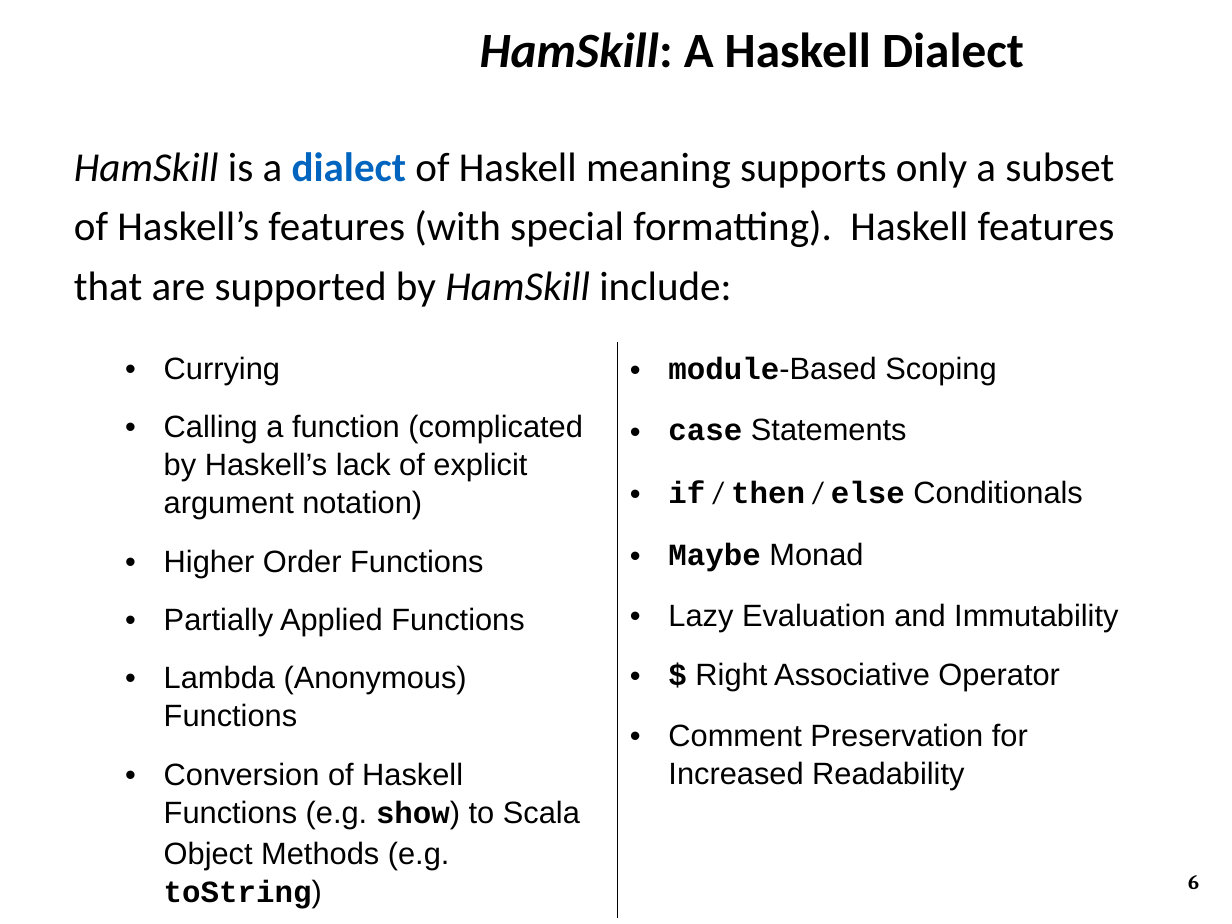
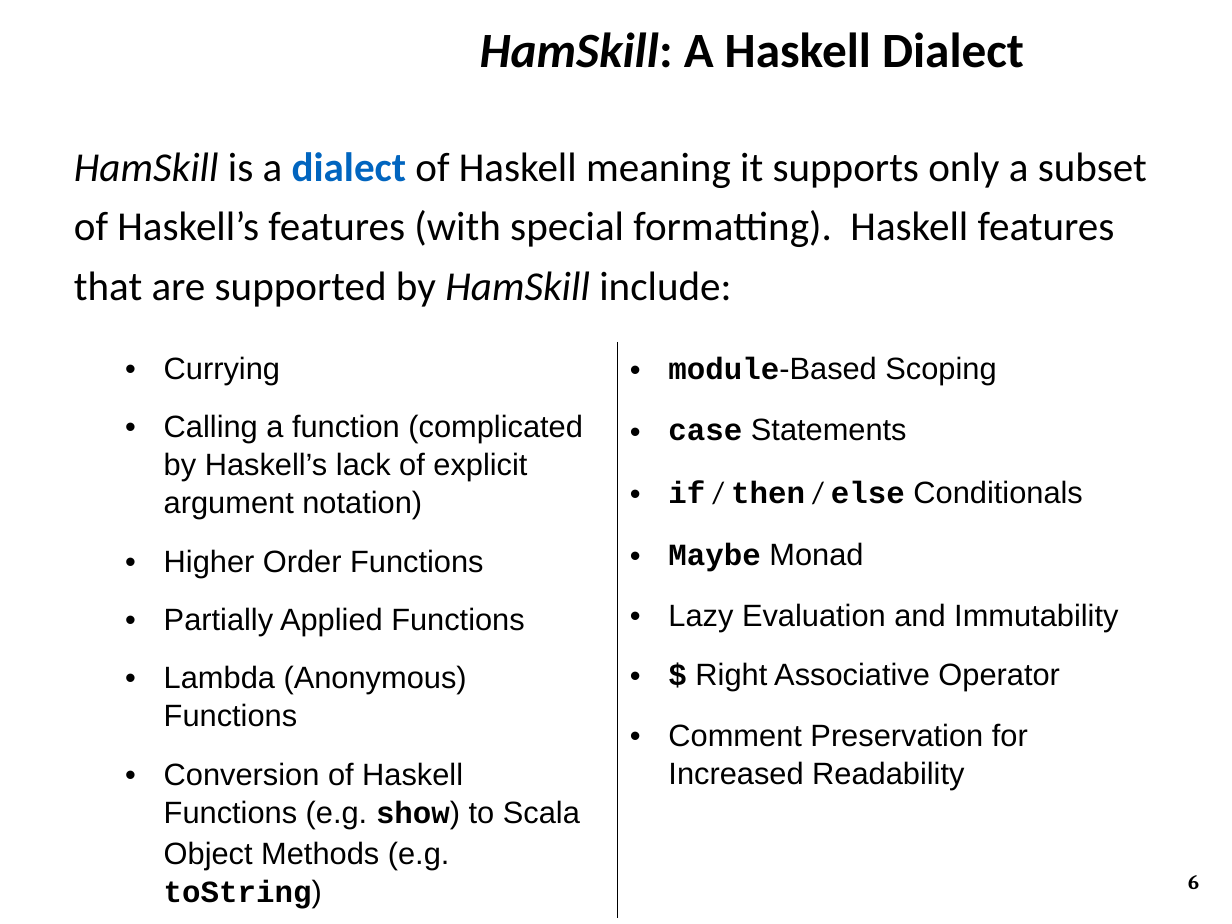
Before and after one commit to ZaydH/CS252, a slide deck: slide 6 of Project/Project_Presentation/Zayd_Hammoudeh_-_HamSkill_Run_Haskell_Anywhere.pptx. Drawn at 1232x924 pixels with LibreOffice and Linux fonts; fonts in the diff are those of the drawing; background and template pictures are left out. Boxes give left, top, right and bottom in pixels: in the first picture for what was removed or moved away, otherwise in the second. Text is boxed around its words. In the diff, an @@ line names an element or a change of style, - is before the commit and + after.

```diff
--- a/Project/Project_Presentation/Zayd_Hammoudeh_-_HamSkill_Run_Haskell_Anywhere.pptx
+++ b/Project/Project_Presentation/Zayd_Hammoudeh_-_HamSkill_Run_Haskell_Anywhere.pptx
@@ text at [74,152,1147,307]: text changed @@
-HamSkill is a dialect of Haskell meaning supports only a subset of Haskell’s features (with special formatting). Haskell features that are supported by HamSkill include:
+HamSkill is a dialect of Haskell meaning it supports only a subset of Haskell’s features (with special formatting). Haskell features that are supported by HamSkill include:
```
Also in this commit, not shown: 5 other slides changed.
